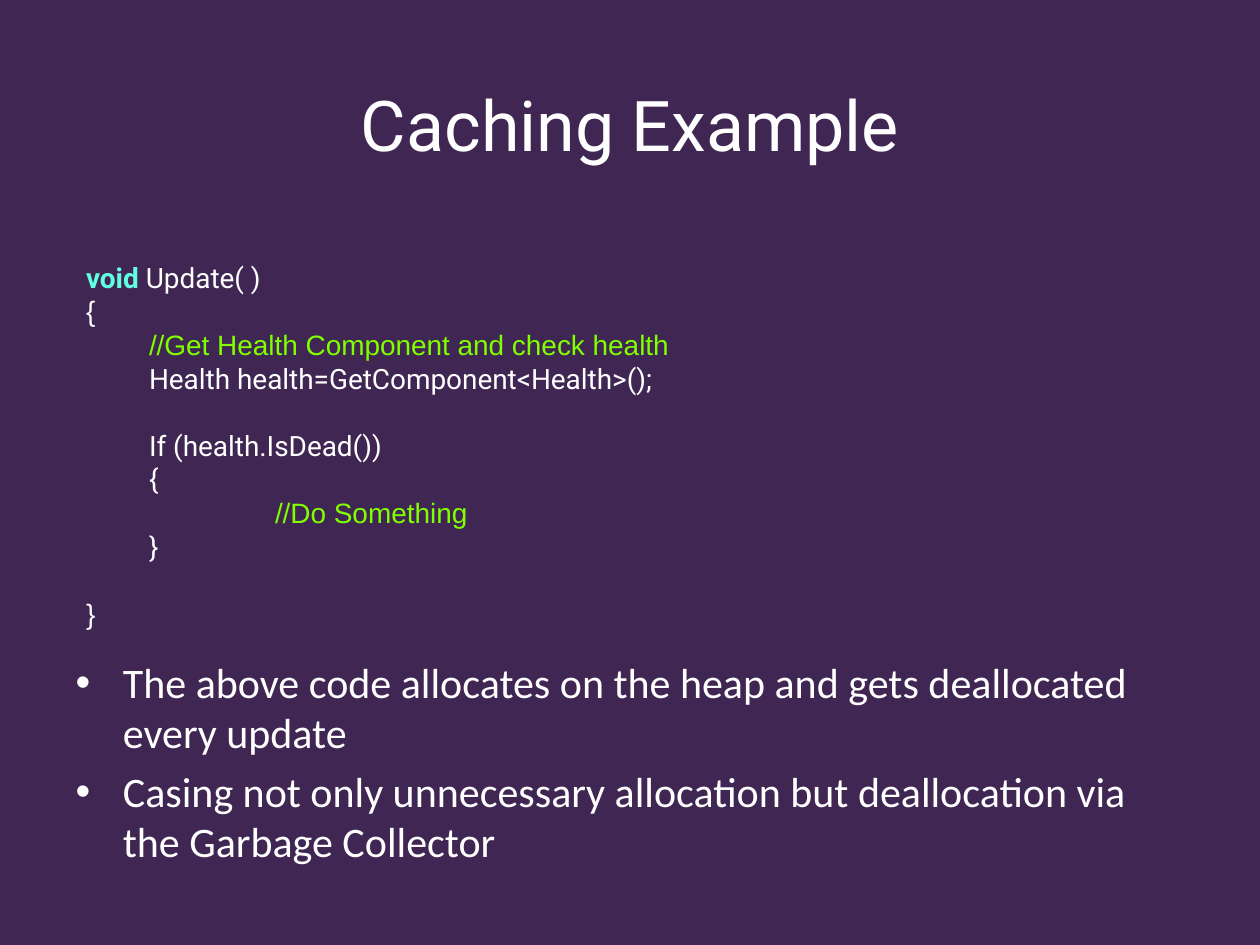
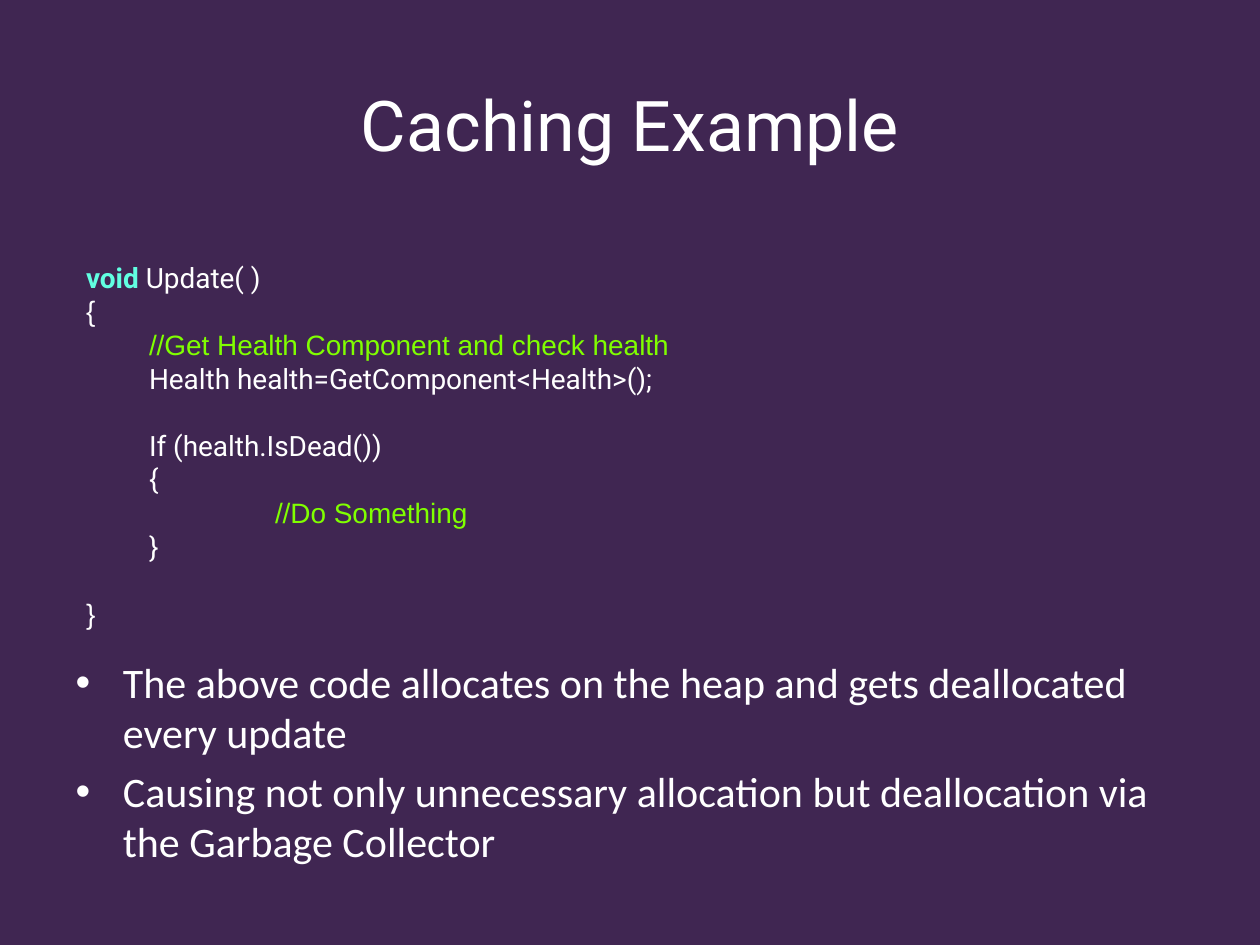
Before and after one commit to Falmouth-Games-Academy/bsc-course-materials, a slide deck: slide 18 of COMP140/08/2019-20-COMP140-08-lecture.pptx. Drawn at 1260x945 pixels with LibreOffice and Linux fonts; fonts in the diff are those of the drawing; background and template pictures are left out. Boxes give left, top, right and bottom in pixels: in the first picture for what was removed or moved away, otherwise in the second. Text is boxed around its words. In the diff, an @@ line names an element or a change of style, - is before the commit and + after.

```diff
--- a/COMP140/08/2019-20-COMP140-08-lecture.pptx
+++ b/COMP140/08/2019-20-COMP140-08-lecture.pptx
@@ text at (x1=123, y1=778, x2=1148, y2=865): text changed @@
-• Casing not only unnecessary allocation but deallocation via the Garbage Collector
+• Causing not only unnecessary allocation but deallocation via the Garbage Collector
```
Also in this commit, not shown: 1 other file.
